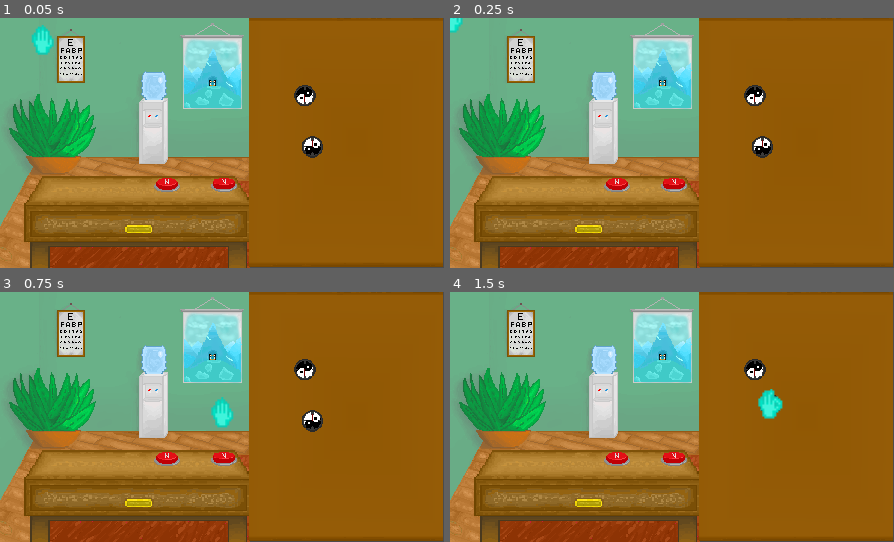
Above: before the commit, frames 1-4 (two rows, left to right).
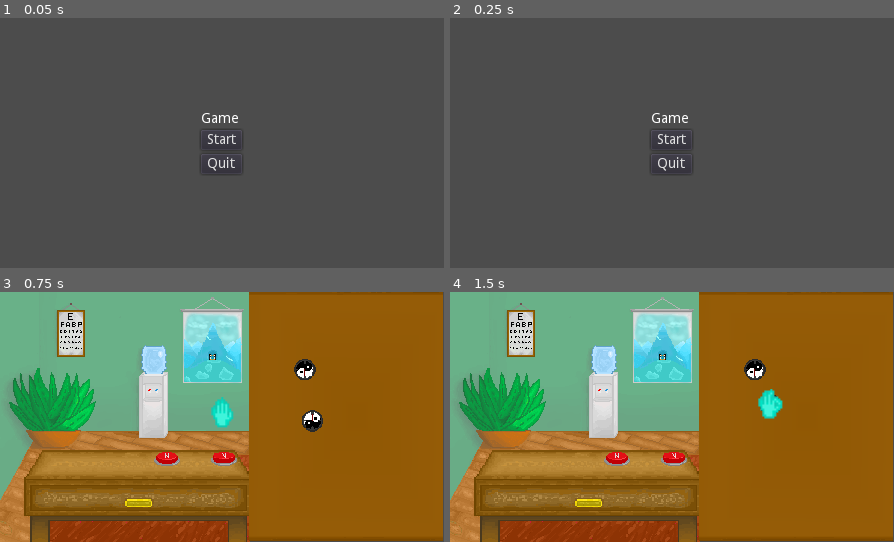
Above: after the commit, the same moments.

Repository: kari0036/Next-please-game-
Game: Godot game, scene res://scenes/Control.tscn
Two runs of this game, one before a commit and one after it. Both use one fixed random seed, a clock stepped at 60 frames per second and the inputs below. Before the commit the project starts from res://scenes/Gabinet_Lekarski.tscn.
Inputs (mouse positions are in pixels of both pictures, inside the frame that each line leads up to):
- Up to frame 1 (0.05 s): no input
- Up to frame 2 (0.25 s): no input
- Up to frame 3 (0.75 s): click (222, 414) at 0.5 s, where only the run after the commit has a clickable "Start"
- Up to frame 4 (1.5 s): tap Enter at 1.25 s; move the mouse to (769, 404) at 1.27 s; press the mouse at (769, 404) at 1.28 s

The runs differ from the first frame. In frame 1, 99% of the frame differs, in the area x 0-100%, y 0-100%; in frame 2, 99%; in frame 3, less than 0.1%; in frame 4, nothing differs.

Commit message:
add pause

Diff:
--- a/Next Please Game/project.godot
+++ b/Next Please Game/project.godot
@@ -16,7 +16,7 @@
 [application]
 
 config/name="Next Please Game"
-run/main_scene="res://scenes/Gabinet_Lekarski.tscn"
+run/main_scene="res://scenes/Control.tscn"
 
 [display]
 
@@ -41,6 +41,11 @@
 "events": [ Object(InputEventMouseButton,"resource_local_to_scene":false,"resource_name":"","device":0,"alt":false,"shi …(212 unchanged characters)…
  ]
 }
+pause={
+"deadzone": 0.5,
+"events": [ Object(InputEventKey,"resource_local_to_scene":false,"resource_name":"","device":0,"alt":false,"shift":false,"control":false,"meta":false,"command":false,"pressed":false,"scancode":80,"unicode":0,"echo":false,"script":null)
+ ]
+}
 
 [rendering]
 
--- /dev/null
+++ b/Next Please Game/scenes/Control.tscn
@@ -0,0 +1,43 @@
+[gd_scene load_steps=2 format=2]
+
+[ext_resource path="res://scripts/Control.gd" type="Script" id=1]
+
+[node name="Control" type="Control"]
+anchor_right = 1.0
+anchor_bottom = 1.0
+script = ExtResource( 1 )
+__meta__ = {
+"_edit_use_anchors_": false
+}
+
+[node name="CenterContainer" type="CenterContainer" parent="."]
+anchor_right = 1.0
+anchor_bottom = 1.0
+__meta__ = {
+"_edit_use_anchors_": false
+}
+
+[node name="VBoxContainer" type="VBoxContainer" parent="CenterContainer"]
+margin_left = 201.0
+margin_top = 94.0
+margin_right = 242.0
+margin_bottom = 156.0
+
+[node name="Label" type="Label" parent="CenterContainer/VBoxContainer"]
+margin_right = 41.0
+margin_bottom = 14.0
+text = "Game"
+
+[node name="Button" type="Button" parent="CenterContainer/VBoxContainer"]
+margin_top = 18.0
+margin_right = 41.0
+margin_bottom = 38.0
+text = "Start"
+
+[node name="Button2" type="Button" parent="CenterContainer/VBoxContainer"]
+margin_top = 42.0
+margin_right = 41.0
+margin_bottom = 62.0
+text = "Quit"
+[connection signal="pressed" from="CenterContainer/VBoxContainer/Button" to="." method="_on_Button_pressed"]
+[connection signal="pressed" from="CenterContainer/VBoxContainer/Button2" to="." method="_on_Button2_pressed"]
--- a/Next Please Game/scenes/Gabinet_Lekarski.tscn
+++ b/Next Please Game/scenes/Gabinet_Lekarski.tscn
@@ -1,12 +1,15 @@
-[gd_scene load_steps=6 format=2]
+[gd_scene load_steps=8 format=2]
 
 [ext_resource path="res://assets/pokuj.png" type="Texture" id=1]
 [ext_resource path="res://scenes/Stół.tscn" type="PackedScene" id=2]
 [ext_resource path="res://scenes/Ręka.tscn" type="PackedScene" id=3]
 [ext_resource path="res://scenes/item.tscn" type="PackedScene" id=4]
 [ext_resource path="res://scenes/Button.tscn" type="PackedScene" id=5]
+[ext_resource path="res://scripts/Gabinet_Lekarski.gd" type="Script" id=6]
+[ext_resource path="res://scripts/Pause.gd" type="Script" id=7]
 
 [node name="World" type="Node2D"]
+script = ExtResource( 6 )
 
 [node name="pokuj" type="Sprite" parent="."]
 texture = ExtResource( 1 )
@@ -21,11 +24,59 @@
 [node name="item" parent="." instance=ExtResource( 4 )]
 position = Vector2( 311.985, 129.376 )
 
-[node name="ręka" parent="." instance=ExtResource( 3 )]
-position = Vector2( 191.755, 103.555 )
-
 [node name="NextPlease" parent="." instance=ExtResource( 5 )]
 position = Vector2( 223.568, 164.35 )
 
 [node name="NextPlease2" parent="." instance=ExtResource( 5 )]
 position = Vector2( 166.661, 164.79 )
+
+[node name="Hand" type="CanvasLayer" parent="."]
+layer = 12
+
+[node name="ręka" parent="Hand" instance=ExtResource( 3 )]
+pause_mode = 2
+position = Vector2( 191.755, 103.555 )
+z_index = 6
+
+[node name="PauseScreen" type="CanvasLayer" parent="."]
+layer = 8
+
+[node name="Pause" type="Control" parent="PauseScreen"]
+pause_mode = 2
+visible = false
+anchor_right = 1.0
+anchor_bottom = 1.0
+script = ExtResource( 7 )
+__meta__ = {
+"_edit_use_anchors_": false
+}
+
+[node name="blackOverlay" type="ColorRect" parent="PauseScreen/Pause"]
+modulate = Color( 0, 0, 0, 0.52549 )
+anchor_right = 1.0
+anchor_bottom = 1.0
+__meta__ = {
+"_edit_use_anchors_": false
+}
+
+[node name="CenterContainer" type="CenterContainer" parent="PauseScreen/Pause"]
+anchor_right = 1.0
+anchor_bottom = 1.0
+
+[node name="VBoxContainer" type="VBoxContainer" parent="PauseScreen/Pause/CenterContainer"]
+margin_left = 201.0
+margin_top = 106.0
+margin_right = 242.0
+margin_bottom = 144.0
+
+[node name="Label" type="Label" parent="PauseScreen/Pause/CenterContainer/VBoxContainer"]
+margin_right = 41.0
+margin_bottom = 14.0
+text = "PAUSE"
+
+[node name="Button" type="Button" parent="PauseScreen/Pause/CenterContainer/VBoxContainer"]
+margin_top = 18.0
+margin_right = 41.0
+margin_bottom = 38.0
+text = "Quit"
+[connection signal="pressed" from="PauseScreen/Pause/CenterContainer/VBoxContainer/Button" to="PauseScreen/Pause" method="_on_Button_pressed"]
--- /dev/null
+++ b/Next Please Game/scripts/Control.gd
@@ -0,0 +1,13 @@
+extends Control
+
+
+
+
+func _on_Button_pressed():
+	get_tree().change_scene("res://scenes/Gabinet_Lekarski.tscn")
+	pass
+
+
+func _on_Button2_pressed():
+	get_tree().quit()
+	pass
--- /dev/null
+++ b/Next Please Game/scripts/Gabinet_Lekarski.gd
@@ -0,0 +1,7 @@
+extends Node2D
+
+
+
+func _process(delta):
+	if Input.is_action_pressed("ui_cancel"):
+		get_tree().quit()
--- /dev/null
+++ b/Next Please Game/scripts/Pause.gd
@@ -0,0 +1,13 @@
+extends Control
+
+
+func _input(event):
+	if event.is_action_pressed("pause"):
+		var PauseState = not get_tree().paused
+		get_tree().paused = PauseState
+		visible = PauseState
+
+
+func _on_Button_pressed():
+	get_tree().quit()
+	pass
